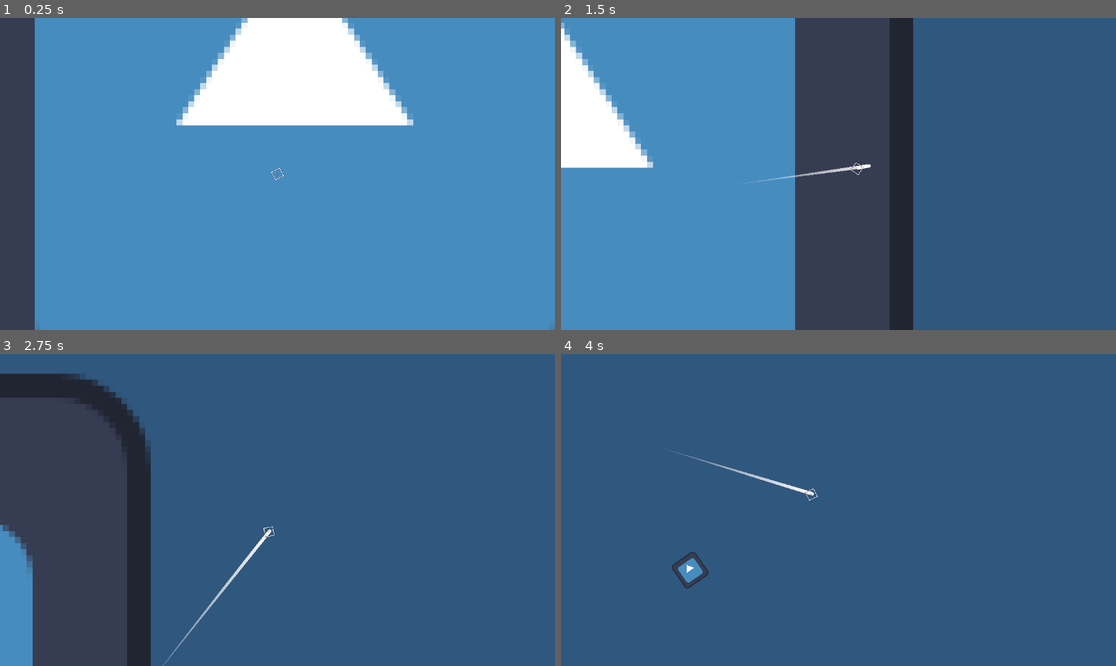
Above: before the commit, frames 1-4 (two rows, left to right).
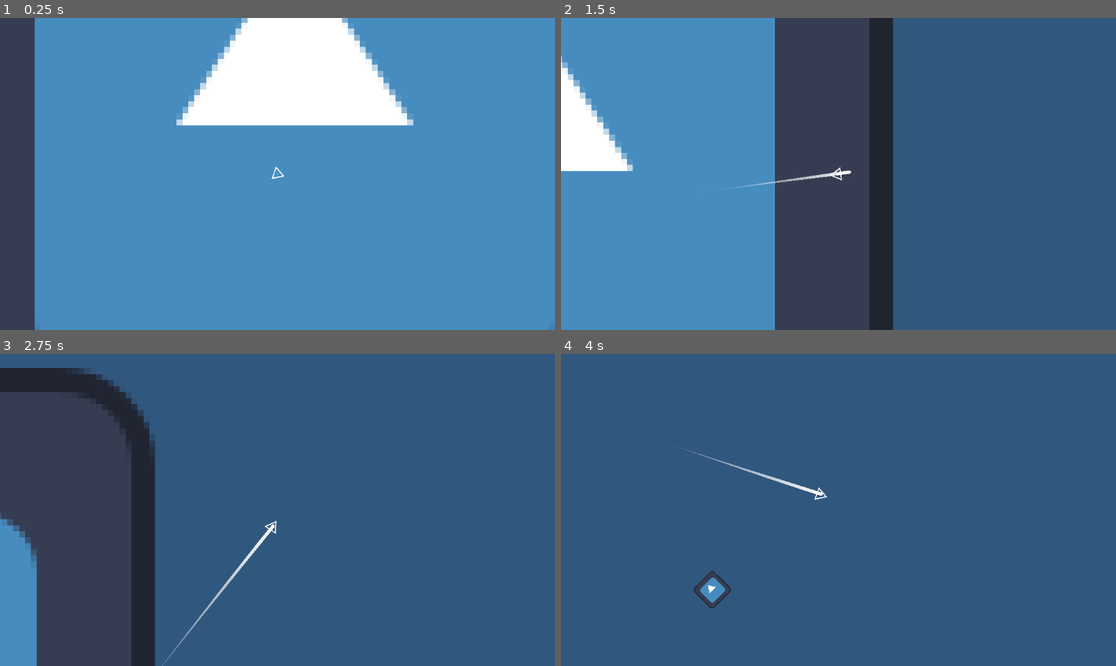
Above: after the commit, the same moments.

Repository: HazarBakir/void_blade
Game: Godot game, scene res://scenes/game_scene.tscn
Same seed, same stepped clock (60 frames per second), same inputs: the game is played once before the commit and once after it. The engine's default icon, where the game draws it, is replaced by a stand-in: a white triangle on a blue panel in a dark square.
Inputs (mouse positions are in pixels of both pictures, inside the frame that each line leads up to):
- Up to frame 1 (0.25 s): no input
- Up to frame 2 (1.5 s): tap Enter at 0.5 s; move the mouse to (960, 158) at 0.52 s; press the mouse at (960, 158) at 0.53 s; move the mouse to (727, 189) at 1.27 s; release the mouse at (727, 189) at 1.28 s; click (727, 189) at 1.35 s
- Up to frame 3 (2.75 s): move the mouse to (333, 441) at 2.02 s; press the mouse at (333, 441) at 2.03 s
- Up to frame 4 (4 s): move the mouse to (810, 572) at 2.77 s; release the mouse at (810, 572) at 2.78 s; click (810, 572) at 2.85 s; move the mouse to (1005, 556) at 3.52 s; press the mouse at (1005, 556) at 3.53 s

The runs differ from the first frame. In frame 1, less than 0.1% of the frame differs, in the area x 48-52%, y 47-53%; in frame 2, 13%, in the area x 0-64%, y 0-100%; in frame 3, 3.1%; in frame 4, 1.3%.

Commit message:
update enemy, player
player got rid of enemydetectarea
enemy stops at pixel calculation between player
player sprite has changed
player cuts enemies without colliding(area2d enters)

Diff:
--- a/Scenes/enemy_lvl_1_ranger.tscn
+++ b/Scenes/enemy_lvl_1_ranger.tscn
@@ -25,9 +25,11 @@
 wait_time = 2.0
 one_shot = true
 
-[node name="Area2D" type="Area2D" parent="."]
+[node name="DetectionArea" type="Area2D" parent="."]
 
-[node name="CollisionShape2D" type="CollisionShape2D" parent="Area2D"]
+[node name="CollisionShape2D" type="CollisionShape2D" parent="DetectionArea"]
 shape = SubResource("RectangleShape2D_xaxbr")
 
 [connection signal="timeout" from="Timer" to="." method="_on_timer_timeout"]
+[connection signal="area_entered" from="DetectionArea" to="." method="_on_detection_area_area_of_player_entered"]
+[connection signal="area_exited" from="DetectionArea" to="." method="_on_detection_area_area_of_player_exited"]
--- a/Scripts/Enemy/enemy_spawner.gd
+++ b/Scripts/Enemy/enemy_spawner.gd
@@ -7,7 +7,6 @@
 
 func _ready():
 	spawn_timer.one_shot = true
-	spawn_timer.timeout.connect(_on_timer_timeout)
 	start_random_spawn_timer()
 
 func start_random_spawn_timer():
--- a/Scripts/Player/player_movement.gd
+++ b/Scripts/Player/player_movement.gd
@@ -19,12 +19,15 @@
 	velocity = velocity.limit_length(speed)
 	move_and_slide()
 
-	camera_offset()
+	camera_offset(delta)
 	look_at(mouse_position)
 
-func camera_offset():
-	$Camera2D.offset.x = (mouse_position.x - global_position.x) / (1920 / 2.0) * 140
-	$Camera2D.offset.y = (mouse_position.y - global_position.y) / (1080 / 2.0) * 140
+func camera_offset(delta):
+	var target_offset_x = (mouse_position.x - global_position.x) / (1920 / 2.0) * 140
+	var target_offset_y = (mouse_position.y - global_position.y) / (1080 / 2.0) * 140
+
+	$Camera2D.offset.x = lerp($Camera2D.offset.x, target_offset_x, 3.0 * delta)
+	$Camera2D.offset.y = lerp($Camera2D.offset.y, target_offset_y, 3.0 * delta)
 
 func move(delta):
 	var direction = (mouse_position - position).normalized()
@@ -37,14 +40,8 @@
 	velocity.x = lerp(velocity.x, 0.0, decel * delta)
 	velocity.y = lerp(velocity.y, 0.0, decel * delta)
 
-func _on_enemy_detect_area_area_entered(area: Area2D) -> void:
-	if area.get_parent().is_in_group("enemies"):
-		area.get_parent().speed = 0
-
-func _on_enemy_detect_area_area_exited(area: Area2D) -> void:
-	if area.get_parent().is_in_group("enemies"):
-		area.get_parent().speed = area.get_parent().original_speed
-
-func _on_enemy_kill_area_body_entered(body: Node2D) -> void:
-	if body.is_in_group("enemies"):
-		body.queue_free()
+func _on_enemy_kill_area_area_entered(area: Area2D) -> void:
+	if area.is_in_group("enemies"):
+		area.queue_free()
+	elif area.get_parent().is_in_group("enemies"):
+		area.get_parent().queue_free()
--- a/Scripts/enemy/bullet.gd
+++ b/Scripts/enemy/bullet.gd
@@ -4,6 +4,7 @@
 var target: CharacterBody2D
 var direction = Vector2.ZERO
 var follow_target = true
+
 func _ready():
 	var follow_timer = Timer.new()
 	follow_timer.wait_time = 1.0
@@ -17,8 +18,8 @@
 	move_to_player()
 	position += direction * speed * delta
 
-func _on_body_entered(body):
-	if body.is_in_group("player"):
+func _on_area_entered(area: Area2D) -> void:
+	if area.is_in_group("player") or area.get_parent().is_in_group("player") and area.name == "BulletDetectArea":
 		queue_free()
 
 func _stop_following():
--- a/Scripts/enemy/enemy.gd
+++ b/Scripts/enemy/enemy.gd
@@ -7,8 +7,6 @@
 var accel = 8.0
 var decel = 5.0
 var current_speed = 0.0
-
-
 @onready var shoot_timer: Timer = $Timer
 var min_shoot_interval = 1.0
 var max_shoot_interval = 3.0
@@ -40,15 +38,26 @@
 		find_player()
 		return
 
+	check_distance_to_player()
+
 	move_to_player(delta)
 	look_at(target.position)
 	move_and_slide()
+
+func check_distance_to_player():
+	if target == null:
+		return
+
+	var distance_to_player = global_position.distance_to(target.global_position)
+	if distance_to_player < 300.0:
+		speed = 0
+	elif speed == 0 and distance_to_player > 200.0:
+		speed = original_speed
 
 func should_shoot() -> bool:
 	if not can_shoot or target == null:
 		return false
 
-	# Check distance to player
 	var distance_to_player = global_position.distance_to(target.global_position)
 	if distance_to_player > player_distance_threshold:
 		return false
--- a/scenes/bullet.tscn
+++ b/scenes/bullet.tscn
@@ -53,10 +53,11 @@
 script = ExtResource("1_oduel")
 
 [node name="AnimatedSprite2D" type="AnimatedSprite2D" parent="."]
+rotation = 0.00220585
 sprite_frames = SubResource("SpriteFrames_mkf8s")
 autoplay = "default"
-frame = 2
-frame_progress = 0.29078
+frame = 1
+frame_progress = 0.925955
 
 [node name="CollisionShape2D" type="CollisionShape2D" parent="."]
 position = Vector2(2.5, 0)
@@ -66,6 +67,5 @@
 wait_time = 0.915
 autostart = true
 
-[connection signal="body_entered" from="." to="." method="_on_Bullet_body_entered"]
-[connection signal="body_entered" from="." to="." method="_on_body_entered"]
+[connection signal="area_entered" from="." to="." method="_on_area_entered"]
 [connection signal="timeout" from="Timer" to="." method="_on_timer_timeout"]
--- a/scenes/player.tscn
+++ b/scenes/player.tscn
@@ -2,7 +2,7 @@
 
 [ext_resource type="Texture2D" uid="uid://d4cwudjr1d7k4" path="res://Sprites/DinoSprites - mort.png" id="1_3vyb7"]
 [ext_resource type="Script" uid="uid://ci83gs3bkbyh4" path="res://Scripts/Player/player_movement.gd" id="1_qhqgy"]
-[ext_resource type="Texture2D" uid="uid://b118d671n3r7b" path="res://Sprites/crosshair043.png" id="2_dqkch"]
+[ext_resource type="Texture2D" uid="uid://ctsjve8tw3vv0" path="res://Sprites/crosshair098.png" id="2_vgqql"]
 [ext_resource type="Script" uid="uid://b13u0ty16kbto" path="res://Scripts/Player/trail_line.gd" id="4_dqkch"]
 
 [sub_resource type="AtlasTexture" id="AtlasTexture_g2els"]
@@ -89,7 +89,7 @@
 }]
 
 [sub_resource type="RectangleShape2D" id="RectangleShape2D_dqkch"]
-size = Vector2(7.44323, 7.44323)
+size = Vector2(7.4701, 7.41617)
 
 [sub_resource type="Curve" id="Curve_qhqgy"]
 bake_resolution = 500
@@ -100,10 +100,10 @@
 colors = PackedColorArray(1, 1, 1, 0, 1, 1, 1, 1)
 
 [sub_resource type="CircleShape2D" id="CircleShape2D_qhqgy"]
-radius = 121.277
+radius = 5.81335
 
 [sub_resource type="RectangleShape2D" id="RectangleShape2D_qlg0r"]
-size = Vector2(1.05263, 10)
+size = Vector2(2.10526, 10)
 
 [node name="player" type="CharacterBody2D"]
 scale = Vector2(1.9, 1.9)
@@ -117,8 +117,9 @@
 drag_bottom_margin = 0.1
 
 [node name="Sprite2D" type="Sprite2D" parent="."]
-scale = Vector2(0.1, 0.1)
-texture = ExtResource("2_dqkch")
+rotation = 1.57079
+scale = Vector2(0.176536, 0.176536)
+texture = ExtResource("2_vgqql")
 
 [node name="AnimatedSprite2D" type="AnimatedSprite2D" parent="."]
 unique_name_in_owner = true
@@ -128,9 +129,10 @@
 autoplay = "idle"
 
 [node name="CollisionShape2D" type="CollisionShape2D" parent="."]
-position = Vector2(7.84272e-09, -1.05877e-07)
-rotation = 0.785398
+position = Vector2(-0.019068, -6.88983e-05)
+rotation = 0.792644
 shape = SubResource("RectangleShape2D_dqkch")
+disabled = true
 
 [node name="Line2D" type="Line2D" parent="."]
 show_behind_parent = true
@@ -147,19 +149,19 @@
 round_precision = 15
 script = ExtResource("4_dqkch")
 
-[node name="EnemyDetectArea" type="Area2D" parent="."]
+[node name="BulletDetectArea" type="Area2D" parent="."]
 
-[node name="CollisionShape2D" type="CollisionShape2D" parent="EnemyDetectArea"]
+[node name="CollisionShape2D" type="CollisionShape2D" parent="BulletDetectArea"]
 shape = SubResource("CircleShape2D_qhqgy")
 
 [node name="EnemyKillArea" type="Area2D" parent="."]
 
 [node name="CollisionShape2D" type="CollisionShape2D" parent="EnemyKillArea"]
-position = Vector2(5.26316, 0)
+position = Vector2(5.78948, 0)
 shape = SubResource("RectangleShape2D_qlg0r")
 
 [connection signal="ready" from="." to="." method="_on_ready"]
-[connection signal="area_entered" from="EnemyDetectArea" to="." method="_on_enemy_detect_area_area_entered"]
-[connection signal="area_exited" from="EnemyDetectArea" to="." method="_on_enemy_detect_area_area_exited"]
-[connection signal="body_entered" from="EnemyDetectArea" to="." method="_on_enemy_body_entered"]
-[connection signal="body_entered" from="EnemyKillArea" to="." method="_on_enemy_kill_area_body_entered"]
+[connection signal="area_entered" from="BulletDetectArea" to="." method="_on_enemy_detect_area_area_entered"]
+[connection signal="area_exited" from="BulletDetectArea" to="." method="_on_enemy_detect_area_area_exited"]
+[connection signal="body_entered" from="BulletDetectArea" to="." method="_on_enemy_body_entered"]
+[connection signal="area_entered" from="EnemyKillArea" to="." method="_on_enemy_kill_area_area_entered"]
Binary file added: Sprites/crosshair098.png
Not shown, added: Sprites/crosshair098.png.import
